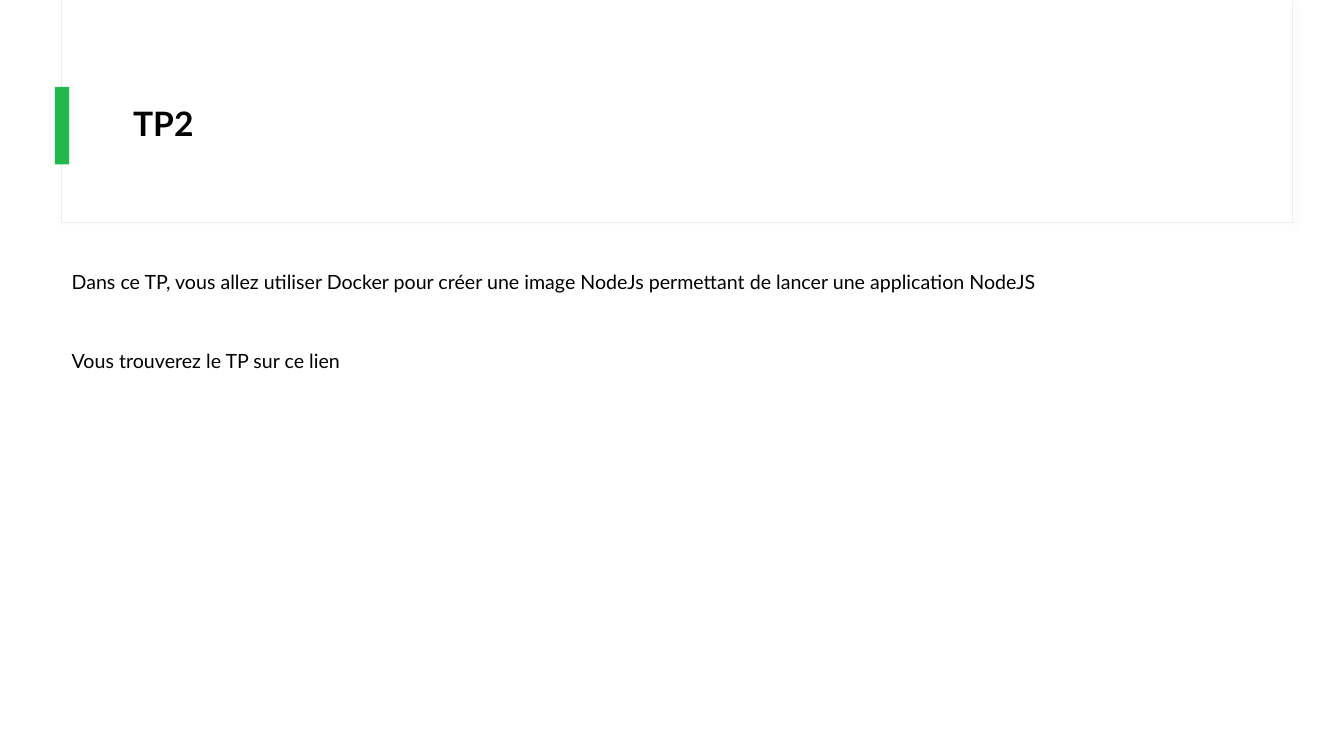
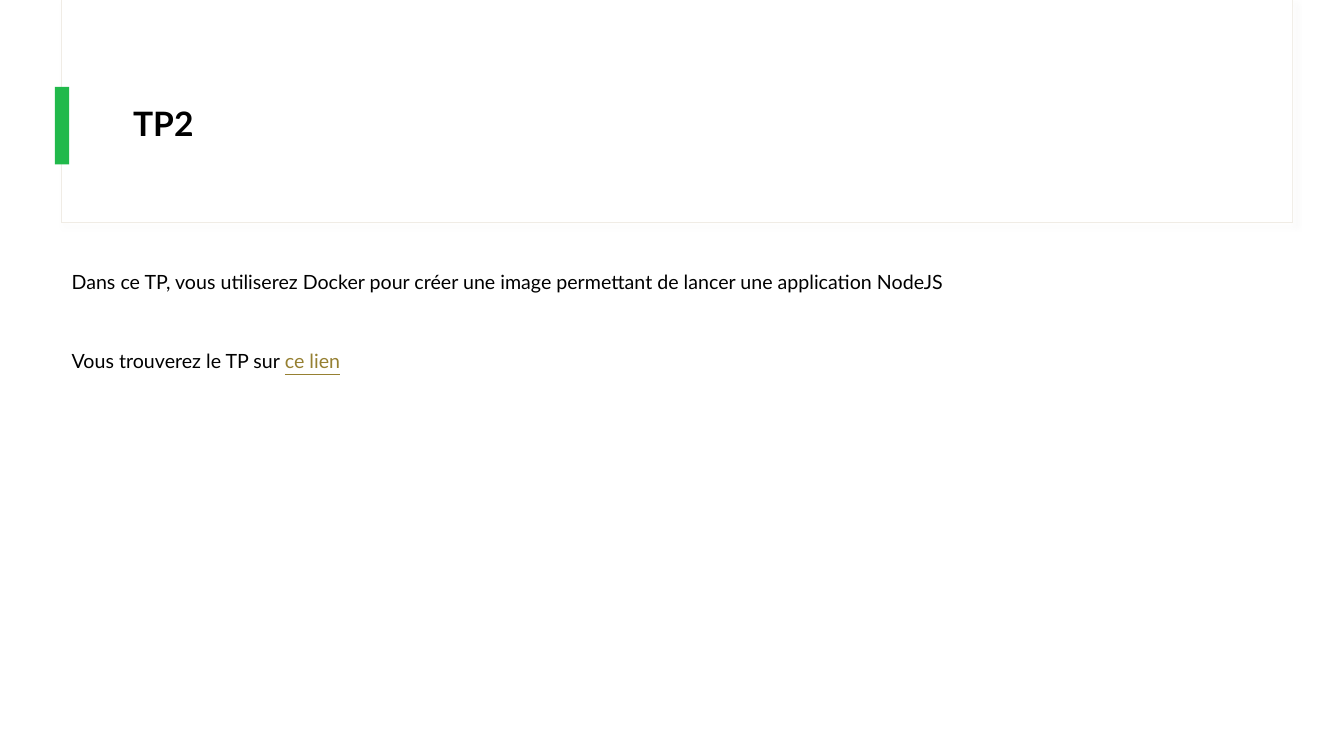
Before and after one commit to IPSSIASIDEV2/Jedy-DockerKubernetes-Formation, a slide deck: slide 23 of Cours/Cours.pptx (slide 24 before the commit). Drawn at 1344x756 pixels with LibreOffice and Linux fonts; fonts in the diff are those of the drawing. Boxes give left, top, right and bottom in pixels: in the first picture for what was removed or moved away, otherwise in the second. Text is boxed around its words. In the diff, an @@ line names an element or a change of style, - is before the commit and + after.

```diff
--- a/Cours/Cours.pptx
+++ b/Cours/Cours.pptx
@@ text at (x1=72, y1=274, x2=943, y2=293): text changed @@
-Dans ce TP, vous allez utiliser Docker pour créer une image NodeJs permettant de lancer une application NodeJS
+Dans ce TP, vous utiliserez Docker pour créer une image permettant de lancer une application NodeJS
@@ text at (x1=72, y1=353, x2=340, y2=368): text colour #000000 to #968032, underline on in "ce lien" @@
```
Also in this commit, not shown: 7 other slides changed, 1 slide added, 2 slides removed, 6 other files.
